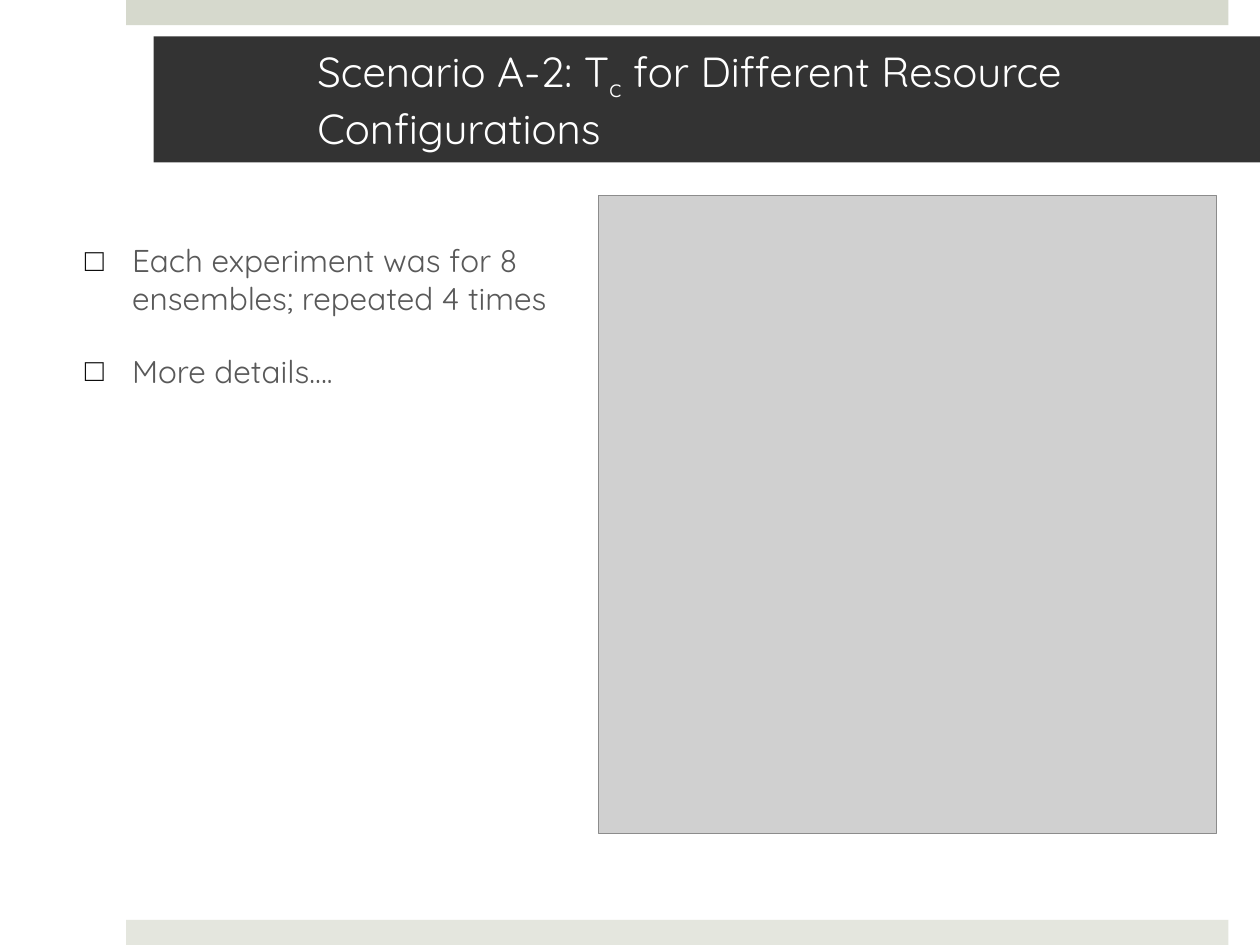
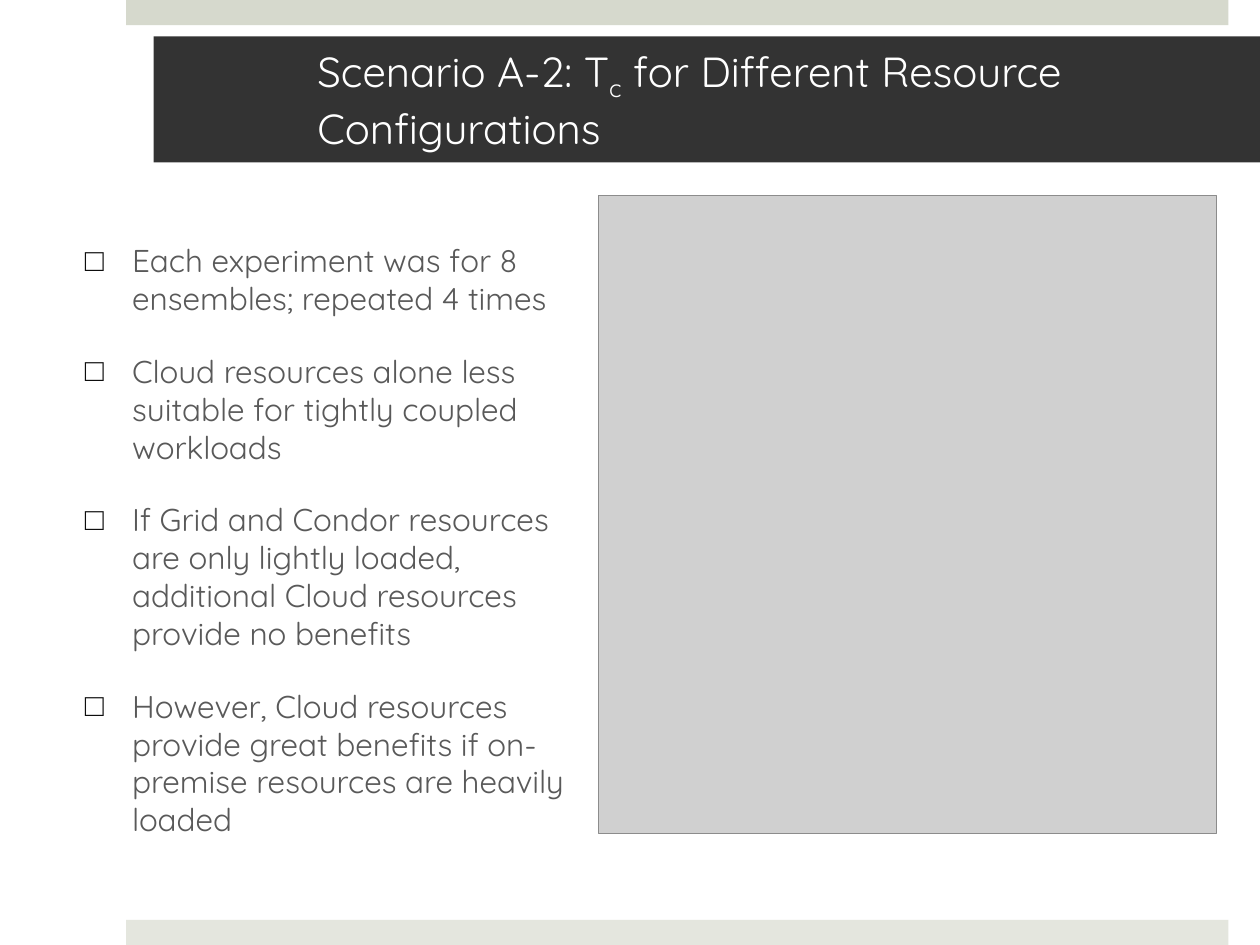
Before and after one commit to saga-project/saga-cpp-legacy-projects, a slide deck: slide 16 of papers/ccgrid10/bigjob_ccgrid10.pptx. Drawn at 1260x945 pixels with LibreOffice and Linux fonts; fonts in the diff are those of the drawing; grey boxes stand for pictures; background and template pictures are left out. Boxes give left, top, right and bottom in pixels: in the first picture for what was removed or moved away, otherwise in the second. Text is boxed around its words. In the diff, an @@ line names an element or a change of style, - is before the commit and + after.

Commit message:
added: -some descriptive text to the BigJob Condor and Cloud slides -description to experiments
Lukasz could you please check the Condor slide for correctness?

```diff
--- a/papers/ccgrid10/bigjob_ccgrid10.pptx
+++ b/papers/ccgrid10/bigjob_ccgrid10.pptx
@@ text at [132, 359, 564, 832]: text changed @@
-□ More details….
+□ Cloud resources alone less suitable for tightly coupled workloads
+□ If Grid and Condor resources are only lightly loaded, additional Cloud resources provide no benefits
+□ However, Cloud resources provide great benefits if on-premise resources are heavily loaded
```
Also in this commit, not shown: 3 other slides changed.
